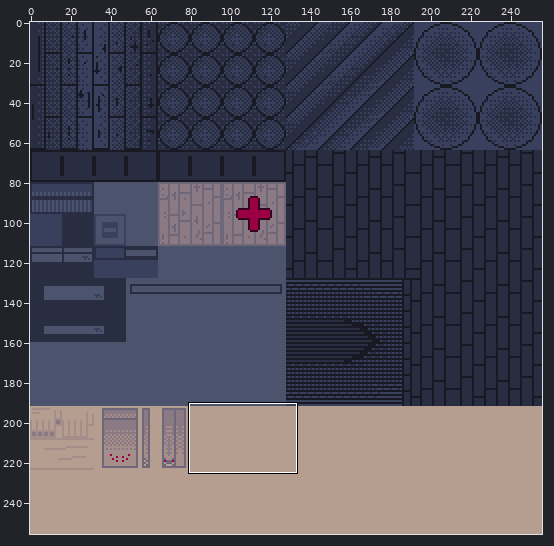
Two states of a pixel-art file, assets/obj/ase_dreadzone_texture.aseprite. The picture above shows the old version from afar; the outline marks the close-up.
Close-up. Before:
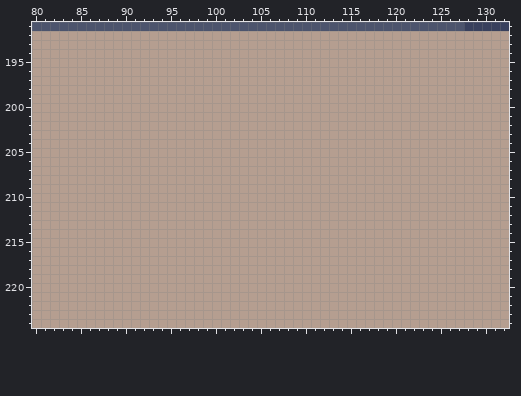
256x256 pixels, 1 frame. Shown: x 80..132, y 191..224.
New version:
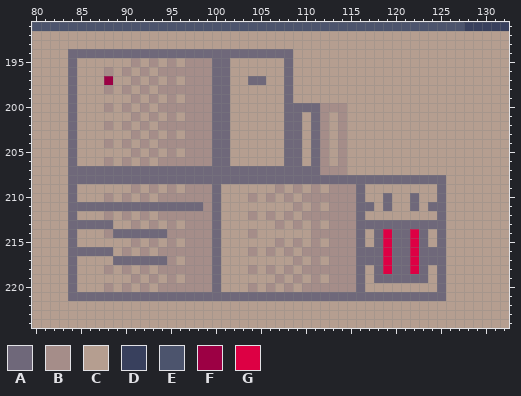
Palette (. is transparent): A #6f687a  B #a58d89  C #b59e90  D #38405d  E #4c546d  F #9c0044  G #dd0044
Commit message: Rat properly textured and UV mapped.
Changes in this commit:
layer "Creatures/Rat" added
Layer "Creatures/Rat":
Colour C becomes colour A in row 194 at x 84 to 108; in rows 195 to 196 at x 84, 100 to 101 and 108; in row 197 at x 84, 100 to 101, 104 to 105 and 108; in rows 198 to 199 at x 84, 100 to 101 and 108; in row 200 at x 84, 100 to 101 and 108 to 111; in rows 201 to 206 at x 84, 100 to 101, 108 to 109 and 111.
Colour C becomes colour A in row 207 at x 84 to 111; in row 208 at x 84 to 125; in row 209 at x 84, 100, 116 and 125; in row 210 at x 84, 100, 116, 119, 122 and 125; in row 211 at x 84 to 98, 100, 116 to 117, 119, 122 and 124 to 125; in row 212 at x 84, 100, 116 and 125.
Colour C becomes colour A in row 213 at x 84 to 88, 100 and 116 to 125; in row 214 at x 84, 89 to 94, 100, 116, 118, 120 to 121, 123 and 125; in row 215 at x 84, 100, 116, 118, 120 to 121, 123 and 125; in row 216 at x 84 to 88, 100, 116 to 118, 120 to 121 and 123 to 125; in row 217 at x 84, 89 to 94, 100, 116 to 118, 120 to 121 and 123 to 125; in row 218 at x 84, 100, 116, 118, 120 to 121, 123 and 125.
Colour C becomes colour A in row 219 at x 84, 100, 116, 118 to 123 and 125; in row 220 at x 84, 100, 116 and 125; in row 221 at x 84 to 125.
Colour C becomes colour B in row 195 at x 91, 93, 95 and 97 to 99; in row 196 at x 88, 90, 92 and 94 to 99; in row 197 at x 91, 93, 95 and 97 to 99; in row 198 at x 88, 90, 92 and 94 to 99; in row 199 at x 91, 93, 95 and 97 to 99; in row 200 at x 88, 90, 92, 94 to 99 and 112 to 114.
Colour C becomes colour B in row 201 at x 91, 93, 95, 97 to 99, 112 and 114; in row 202 at x 88, 90, 92, 94 to 99, 112 and 114; in row 203 at x 91, 93, 95, 97 to 99, 112 and 114; in row 204 at x 88, 90, 92, 94 to 99, 112 and 114; in row 205 at x 91, 93, 95, 97 to 99, 112 and 114; in row 206 at x 88, 90, 92, 94 to 99, 112 and 114.
Colour C becomes colour B in row 207 at x 112 to 114; in row 209 at x 91, 93, 95, 97 to 99, 107, 109, 111 and 113 to 115; in row 210 at x 88, 90, 92, 94 to 99, 104, 106, 108 and 110 to 115; in row 211 at x 99, 109, 111 and 113 to 115; in row 212 at x 88, 90, 92, 94 to 99, 104, 106, 108 and 110 to 115; in row 213 at x 91, 93, 95, 97 to 99, 107, 109, 111 and 113 to 115.
Colour C becomes colour B in row 214 at x 88, 95 to 99, 104 and 111 to 115; in row 215 at x 91, 93, 95, 97 to 99, 107, 109, 111 and 113 to 115; in row 216 at x 90, 92, 94 to 99, 104, 106, 108 and 110 to 115; in row 217 at x 95, 97 to 99, 109, 111 and 113 to 115; in row 218 at x 88, 90, 92, 94 to 99, 104, 106, 108 and 110 to 115; in row 219 at x 91, 93, 95, 97 to 99, 107, 109, 111 and 113 to 115.
Colour C becomes colour B in row 220 at x 88, 90, 92, 94 to 99, 104, 106, 108 and 110 to 115.
Colour C becomes colour F in row 197 at x 88.
Colour C becomes colour G in rows 214 to 218 at x 119 and 122.
